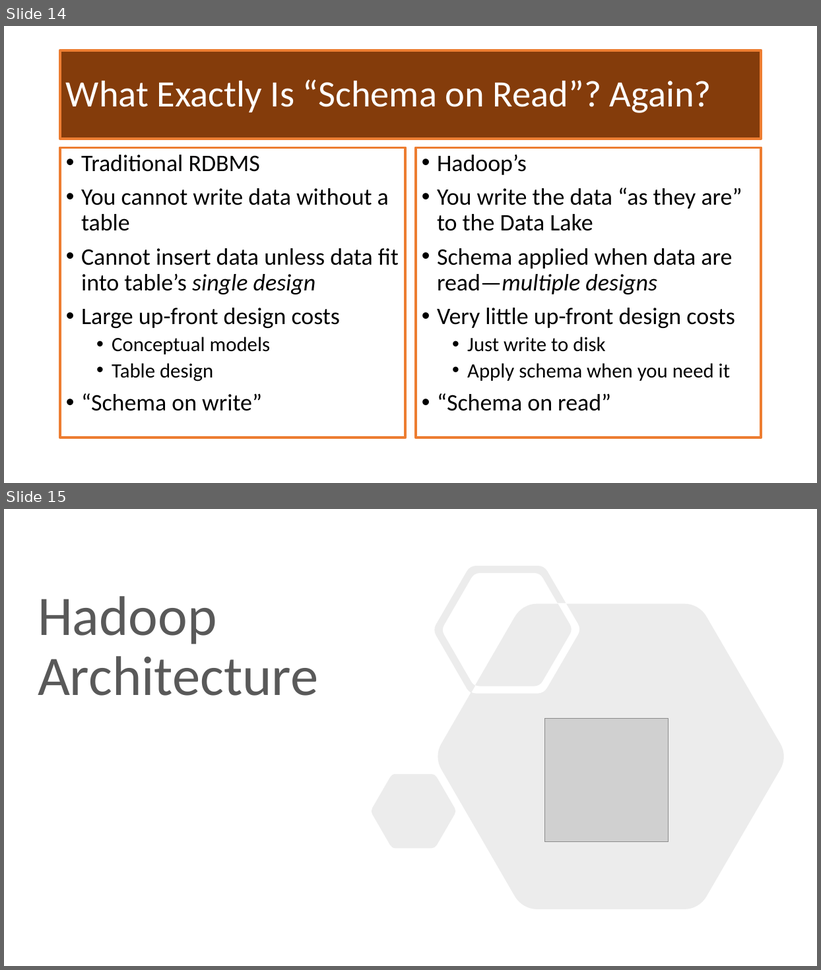
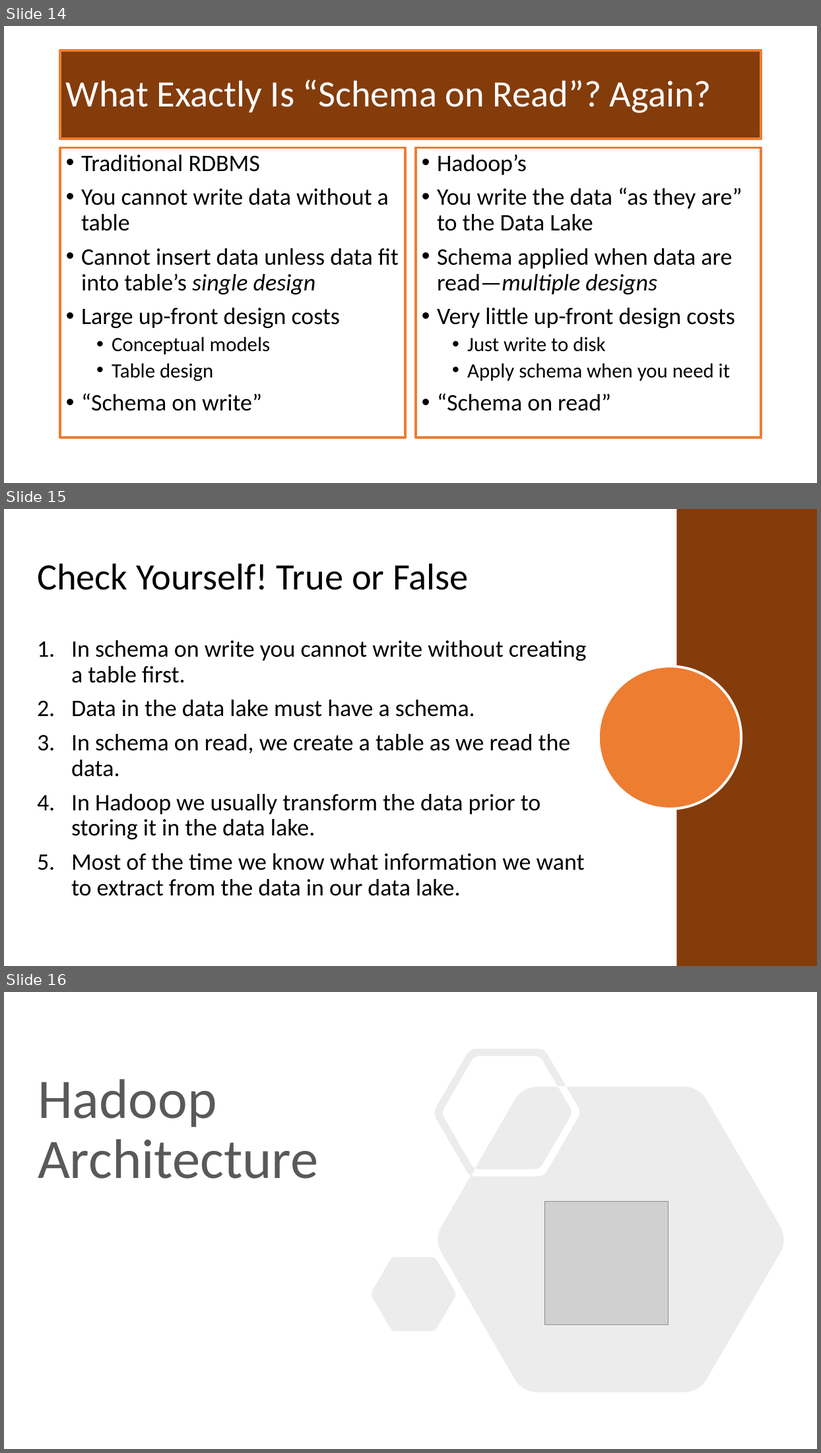
Before and after one commit to mafudge/ist769-old, a slide deck: content/C-Hadoop/C-Hadoop.pptx. Shown one above the other, each under a label of ours: slides 14 and 15 before the commit, slides 14, 15 and 16 after it. The pictures are 821x970 and 821x1453 pixels, drawn with LibreOffice and Linux fonts; fonts in the diff are those of the drawing; grey boxes stand for pictures; background and template pictures are left out. Boxes give left, top, right and bottom in pixels: in the first picture for what was removed or moved away, otherwise in the second. Text is boxed around its words. In the diff, an @@ line names an element or a change of style, - is before the commit and + after.

Commit message:
added hadoop C

```diff
--- a/content/C-Hadoop/C-Hadoop.pptx
+++ b/content/C-Hadoop/C-Hadoop.pptx
@@ slide 15 added at bbox=[4, 509, 817, 966], background #FFFFFF @@
@@ rectangle added at bbox=[677, 509, 817, 966], fill #843C0B @@
@@ title added at bbox=[37, 563, 469, 590], 44 pt, text #000000 @@
+Check Yourself! True or False
@@ text added at bbox=[71, 640, 587, 896], 28 pt, text #000000 @@
+1. In schema on write you cannot write without creating a table first.
+2. Data in the data lake must have a schema.
+3. In schema on read, we create a table as we read the data.
+4. In Hadoop we usually transform the data prior to storing it in the data lake.
+5. Most of the time we know what information we want to extract from the data in our data lake.
@@ ellipse added at bbox=[599, 666, 741, 809], fill #ED7D31, outline #FFFFFF 3 pt @@
@@ what was slide 15 is now slide 16 @@
```
Also in this commit, not shown: 2 slides changed, 47 other slides added, 5 slides removed, 1 other file.
